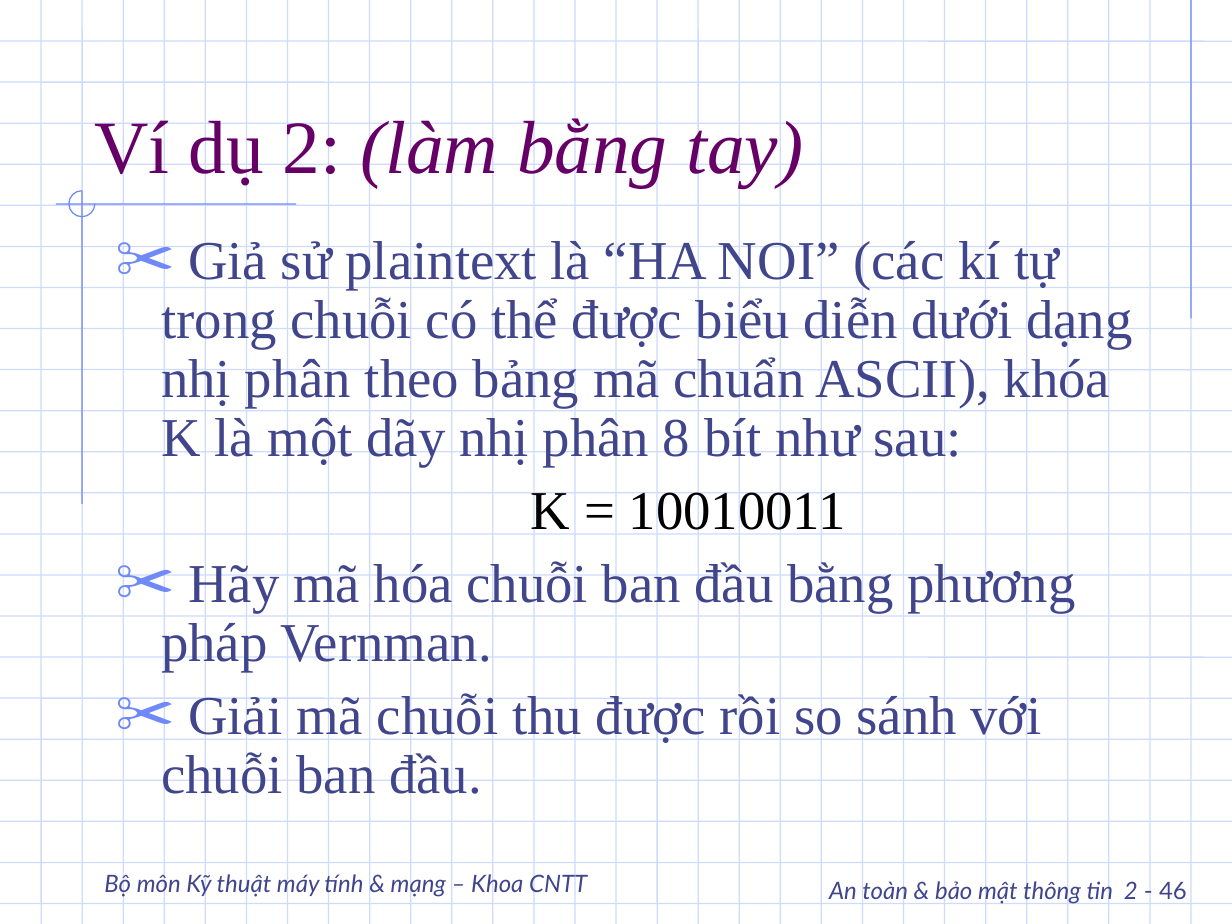
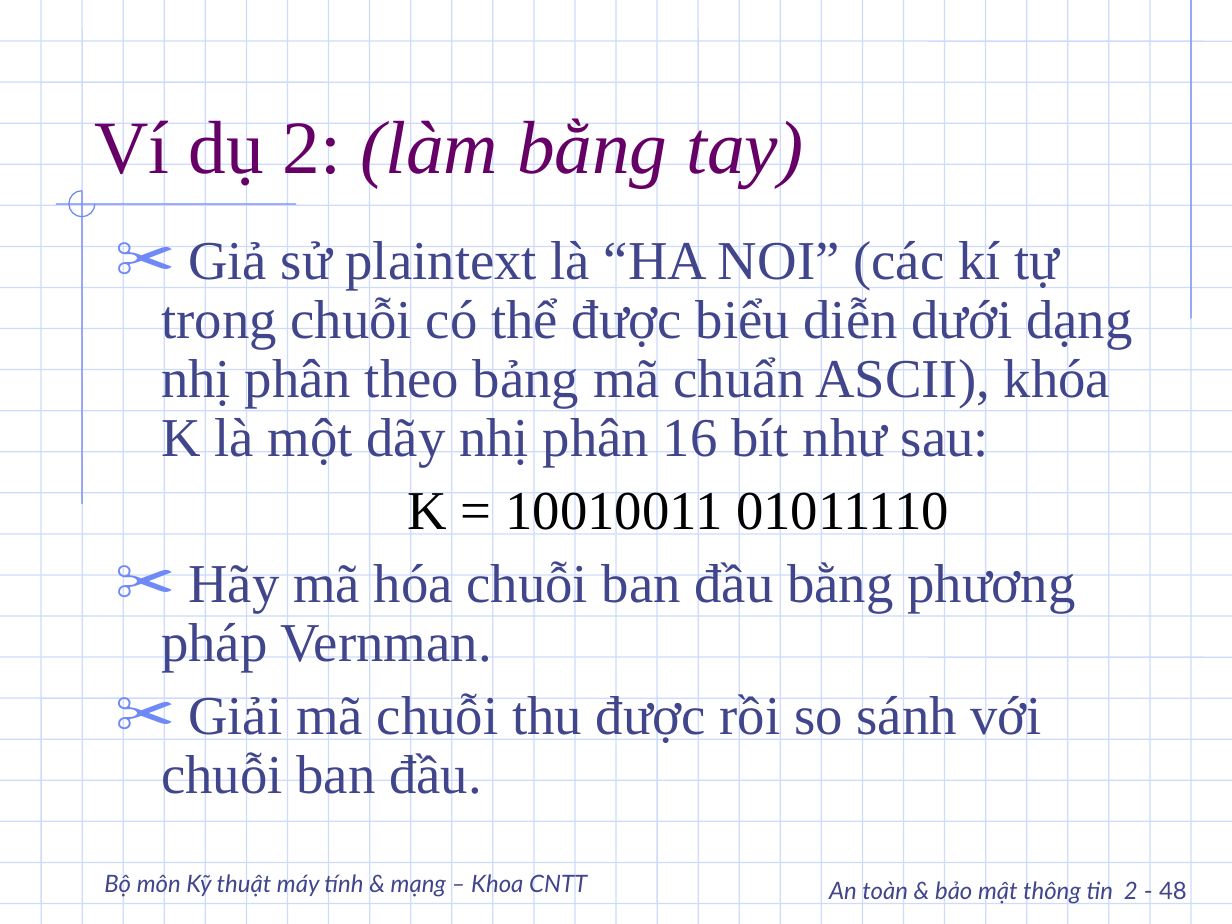
Before and after one commit to DangHieu19022004/ATTT, a slide deck: slide 48 of slide/Phan02_2.ppt (slide 46 before the commit). Drawn at 1232x924 pixels with LibreOffice and Linux fonts; fonts in the diff are those of the drawing; background and template pictures are left out. Boxes give left, top, right and bottom in pixels: in the first picture for what was removed or moved away, otherwise in the second. Text is boxed around its words. In the diff, an @@ line names an element or a change of style, - is before the commit and + after.

```diff
--- a/slide/Phan02_2.ppt
+++ b/slide/Phan02_2.ppt
@@ text at (161,237,1132,540): text changed @@
-✂ Giả sử plaintext là “HA NOI” (các kí tự trong chuỗi có thể được biểu diễn dưới dạng nhị phân theo bảng mã chuẩn ASCII), khóa K là một dãy nhị phân 8 bít như sau:
-K = 10010011
+✂ Giả sử plaintext là “HA NOI” (các kí tự trong chuỗi có thể được biểu diễn dưới dạng nhị phân theo bảng mã chuẩn ASCII), khóa K là một dãy nhị phân 16 bít như sau:
+K = 10010011 01011110
@@ text at (829,878,1187,905): text changed @@
-An toàn & bảo mật thông tin 2 - 46
+An toàn & bảo mật thông tin 2 - 48
```
Also in this commit, not shown: 11 other slides changed, 4 slides added, 40 other files.
